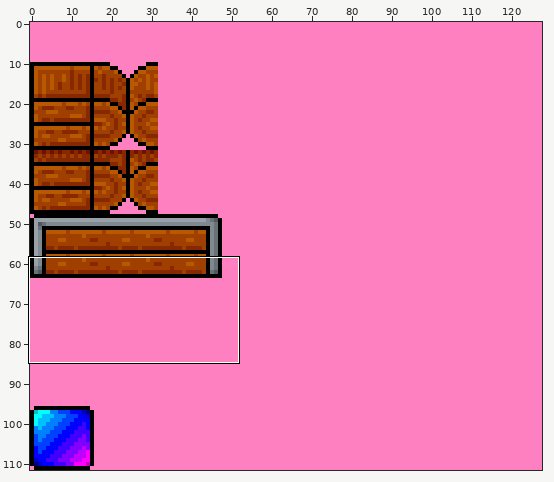
Edited in one commit: sprite sheet (trunk/game/org/pandcorps/platform/res/bg/TilesBridge.png). Above, an overview of the earlier version with the close-up marked.
Close-up. As it was:
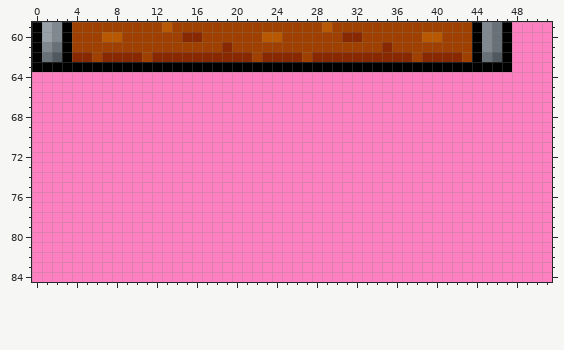
The file is 128x112 pixels. Shown: x 0..51, y 59..84.
New version:
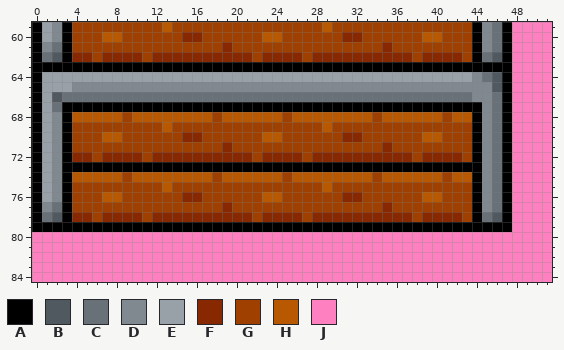
Palette (. is transparent): A #000000  B #505860  C #687078  D #808890  E #98a0a8  F #882800  G #a04000  H #b85800  J #ff80c0
Diff:
{"y":64,"x":0,"old":"JJJJJJJJJJJJJJJJJJJJJJJJJJJJJJJJJJJJJJJJJJJJJJJJ","new":"AEEEEEEEEEEEEEEEEEEEEEEEEEEEEEEEEEEEEEEEEEEEDCBA"}
{"y":65,"x":0,"old":"JJJJJJJJJJJJJJJJJJJJJJJJJJJJJJJJJJJJJJJJJJJJJJJJ","new":"AEEEDDDDDDDDDDDDDDDDDDDDDDDDDDDDDDDDDDDDDDDDDDBA"}
{"y":66,"x":0,"old":"JJJJJJJJJJJJJJJJJJJJJJJJJJJJJJJJJJJJJJJJJJJJJJJJ","new":"AEBCCCCCCCCCCCCCCCCCCCCCCCCCCCCCCCCCCCCCCCCCDDCA"}
{"y":67,"x":0,"old":"JJJJJJJJJJJJJJJJJJJJJJJJJJJJJJJJJJJJJJJJJJJJJJJJ","new":"AECAAAAAAAAAAAAAAAAAAAAAAAAAAAAAAAAAAAAAAAAAADCA"}
{"y":68,"x":0,"old":"JJJJJJJJJJJJJJJJJJJJJJJJJJJJJJJJJJJJJJJJJJJJJJJJ","new":"AEDAHHHHHGHHHHHHHHGHHHHHHGHHHHHHHHGHHHHHHGHHADCA"}
{"y":69,"x":0,"old":"JJJJJJJJJJJJJJJJJJJJJJJJJJJJJJJJJJJJJJJJJJJJJJJJ","new":"AEDAGGGGGGGGGHGGGGGGGGGGGGGGGHGGGGGGGGGGGGGGADCA"}
{"y":70,"x":0,"old":"JJJJJJJJJJJJJJJJJJJJJJJJJJJJJJJJJJJJJJJJJJJJJJJJ","new":"AEDAGGGHHGGGGGGFFGGGGGGHHGGGGGGFFGGGGGGHHGGGADCA"}
{"y":71,"x":0,"old":"JJJJJJJJJJJJJJJJJJJJJJJJJJJJJJJJJJJJJJJJJJJJJJJJ","new":"AEDAGGGGGGGGGGGGGGGFGGGGGGGGGGGGGGGFGGGGGGGGADCA"}
{"y":72,"x":0,"old":"JJJJJJJJJJJJJJJJJJJJJJJJJJJJJJJJJJJJJJJJJJJJJJJJ","new":"AEDAFFGFFFFGFFFFFFFFFFGFFFFGFFFFFFFFFFGFFFFGADCA"}
{"y":73,"x":0,"old":"JJJJJJJJJJJJJJJJJJJJJJJJJJJJJJJJJJJJJJJJJJJJJJJJ","new":"AEDAAAAAAAAAAAAAAAAAAAAAAAAAAAAAAAAAAAAAAAAAADCA"}
{"y":74,"x":0,"old":"JJJJJJJJJJJJJJJJJJJJJJJJJJJJJJJJJJJJJJJJJJJJJJJJ","new":"AEDAHHHHHGHHHHHHHHGHHHHHHGHHHHHHHHGHHHHHHGHHADCA"}
{"y":75,"x":0,"old":"JJJJJJJJJJJJJJJJJJJJJJJJJJJJJJJJJJJJJJJJJJJJJJJJ","new":"AEDAGGGGGGGGGHGGGGGGGGGGGGGGGHGGGGGGGGGGGGGGADCA"}
{"y":76,"x":0,"old":"JJJJJJJJJJJJJJJJJJJJJJJJJJJJJJJJJJJJJJJJJJJJJJJJ","new":"AEDAGGGHHGGGGGGFFGGGGGGHHGGGGGGFFGGGGGGHHGGGADCA"}
{"y":77,"x":0,"old":"JJJJJJJJJJJJJJJJJJJJJJJJJJJJJJJJJJJJJJJJJJJJJJJJ","new":"ADCAGGGGGGGGGGGGGGGFGGGGGGGGGGGGGGGFGGGGGGGGADCA"}
{"y":78,"x":0,"old":"JJJJJJJJJJJJJJJJJJJJJJJJJJJJJJJJJJJJJJJJJJJJJJJJ","new":"ACBAFFGFFFFGFFFFFFFFFFGFFFFGFFFFFFFFFFGFFFFGACBA"}
{"y":79,"x":0,"old":"JJJJJJJJJJJJJJJJJJJJJJJJJJJJJJJJJJJJJJJJJJJJJJJJ","new":"AAAAAAAAAAAAAAAAAAAAAAAAAAAAAAAAAAAAAAAAAAAAAAAA"}
